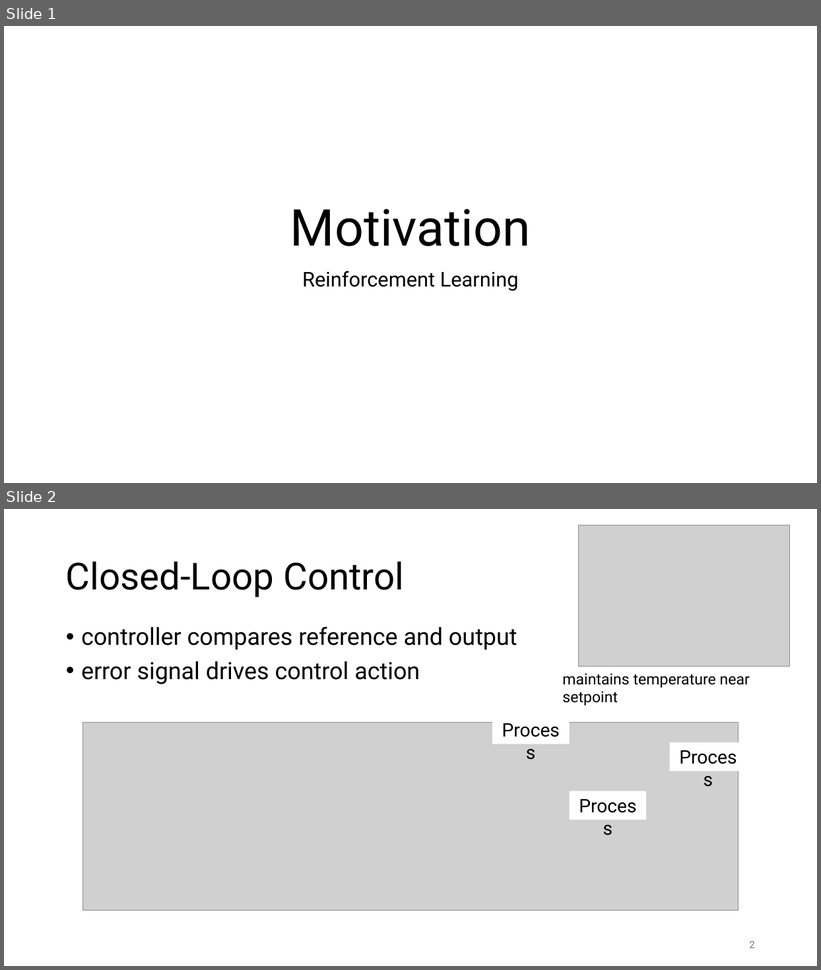
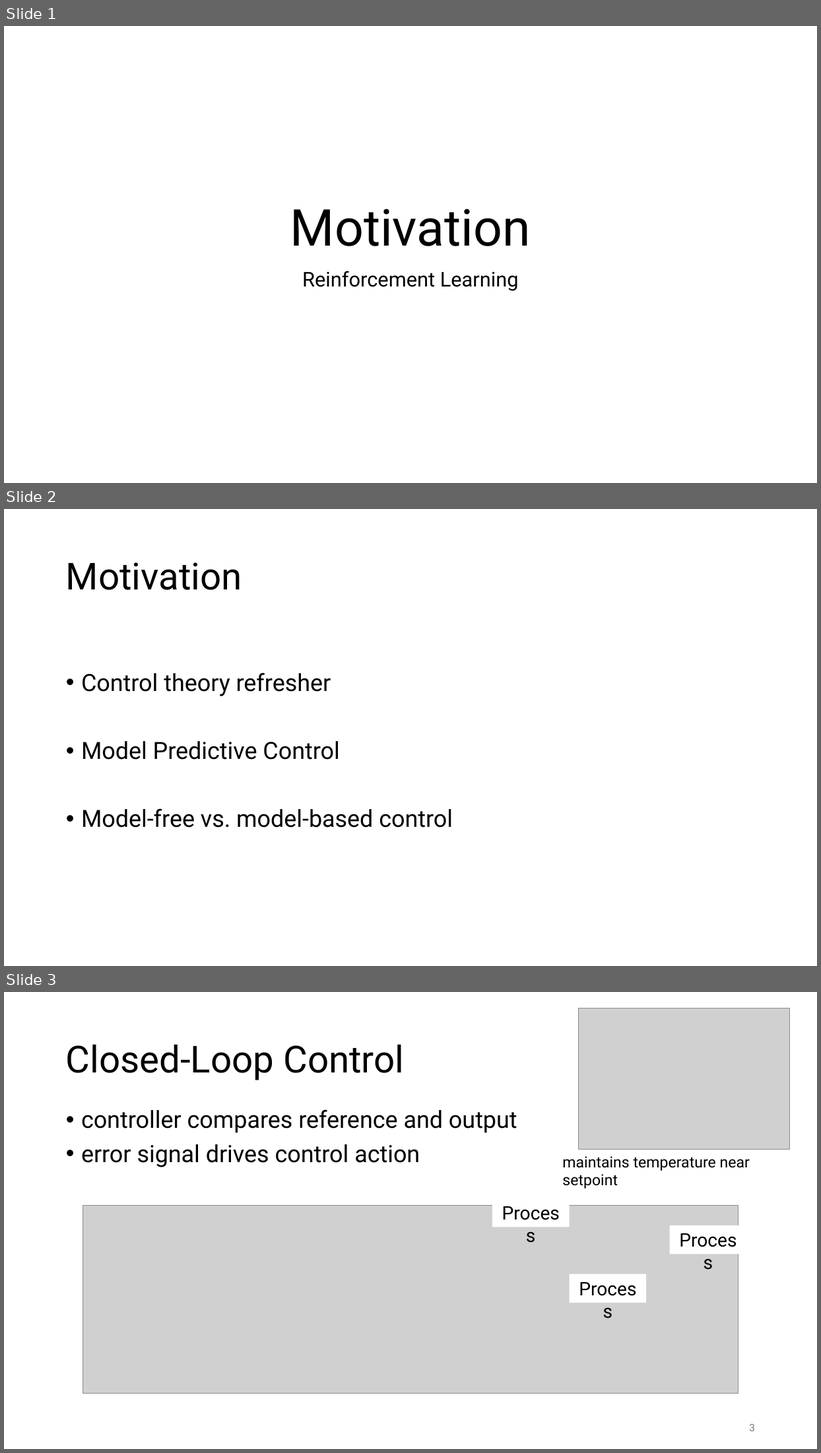
Before and after one commit to FelixWick/reinforcement_learning, a slide deck: slides/1_motivation.pptx. Shown one above the other, each under a label of ours: slides 1 and 2 before the commit, slides 1, 2 and 3 after it. The pictures are 821x970 and 821x1453 pixels, drawn with LibreOffice and Linux fonts; fonts in the diff are those of the drawing; grey boxes stand for pictures. Boxes give left, top, right and bottom in pixels: in the first picture for what was removed or moved away, otherwise in the second. Text is boxed around its words. In the diff, an @@ line names an element or a change of style, - is before the commit and + after.

```diff
--- a/slides/1_motivation.pptx
+++ b/slides/1_motivation.pptx
@@ slide 2 added at box(4, 509, 817, 966), background #FFFFFF @@
@@ title added at box(66, 562, 242, 590), 44 pt, text #000000 @@
+Motivation
@@ text added at box(81, 673, 453, 828), 28 pt, text #000000 @@
+• Control theory refresher
+• Model Predictive Control
+• Model-free vs. model-based control
@@ what was slide 2 is now slide 3 @@
@@ page number at box(749, 1424, 755, 1432): text changed @@
-2
+3
```
Also in this commit, not shown: 9 other files.
